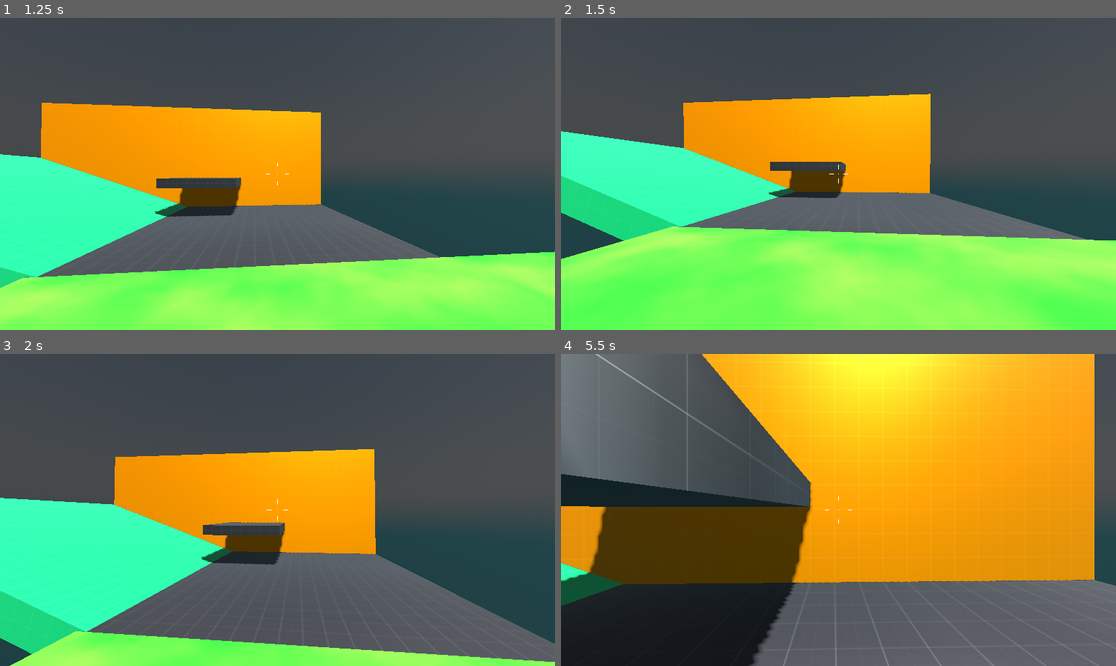
Above: before the commit, frames 1-4 (two rows, left to right).
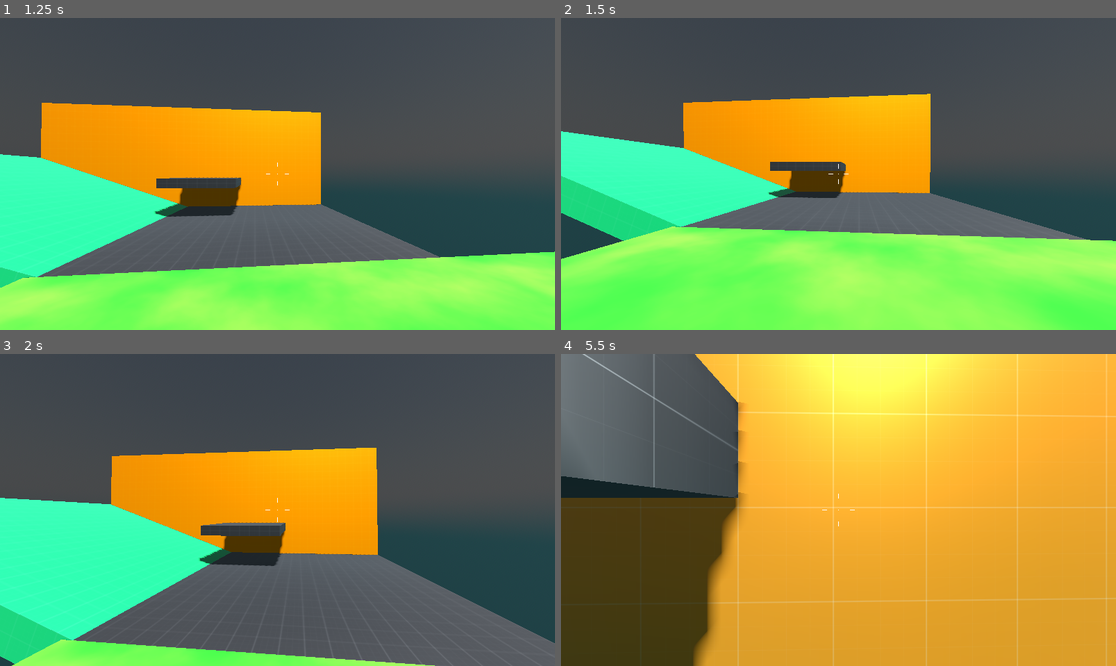
Above: after the commit, the same moments.

Repository: ZombieByte1/others-game
Game: Godot game, scene res://test_world.tscn
The game is run twice, just before and just after one commit, with the same random seed, the same clock (stepped at 60 frames per second) and the same inputs. This scene is started directly instead of the project's main scene.
Inputs (mouse positions are in pixels of both pictures, inside the frame that each line leads up to):
- Up to frame 1 (1.25 s): tap Enter (ui_accept) at 0.5 s; move the mouse to (305, 174) at 0.52 s; hold Up (ui_up) from 0.53 s (still down); tap C (crouch) at 0.6 s; tap Space (jump) at 0.77 s
- Up to frame 2 (1.5 s): keep holding Up (ui_up); move the mouse to (810, 174) at 1.27 s; click (810, 174) at 1.35 s
- Up to frame 3 (2 s): keep holding Up (ui_up); tap Space (jump) at 1.52 s
- Up to frame 4 (5.5 s): keep holding Up (ui_up); move the mouse to (849, 503) at 2.02 s; tap Shift (sprint) at 2.1, 4.35 s; move the mouse to (832, 516) at 2.77 s; tap C (crouch) at 2.85, 5.1 s; tap Space (jump) at 3.02, 3.77, 4.52 s; move the mouse to (877, 513) at 3.52 s; click (877, 513) at 3.6 s; move the mouse to (794, 506) at 4.27 s; move the mouse to (844, 510) at 5.02 s

Frame 1 is identical in both runs. In frame 2, less than 0.1% of the frame differs, in the area x 0-100%, y 24-76%; in frame 3, 5.1%; in frame 4, 80%, in the area x 0-100%, y 0-100%.

Commit message:
Initial Commit

Diff:
--- a/the-others-like/test_world.tscn
+++ b/the-others-like/test_world.tscn
@@ -64,6 +64,7 @@
 
 [node name="Character" parent="." instance=ExtResource("1_e18vq")]
 transform = Transform3D(1, 0, 0, 0, 1, 0, 0, 0, 1, 0, 1, 0)
+base_speed = 4.0
 
 [node name="WorldEnvironment" type="WorldEnvironment" parent="."]
 environment = SubResource("Environment_20rw3")
